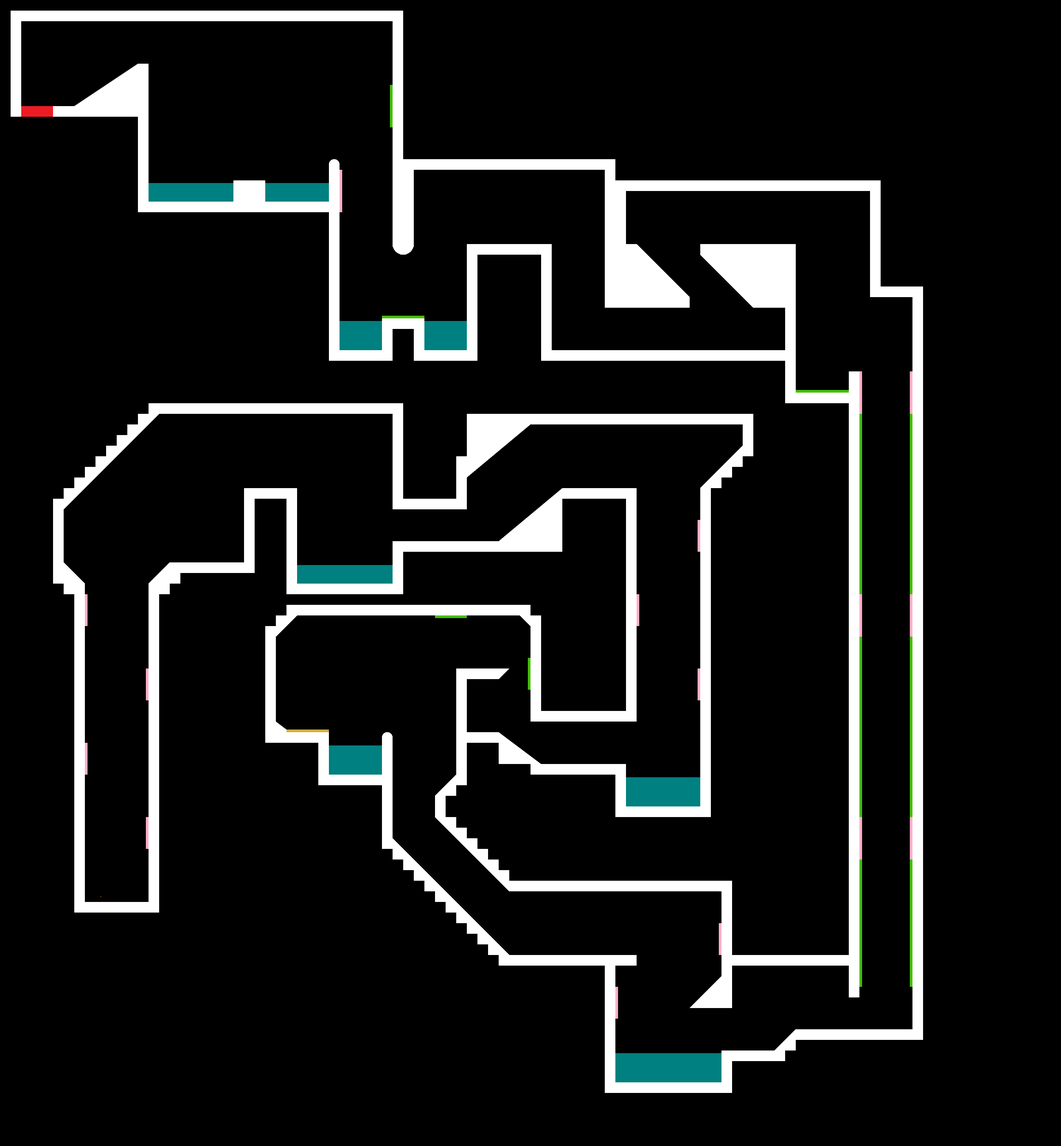
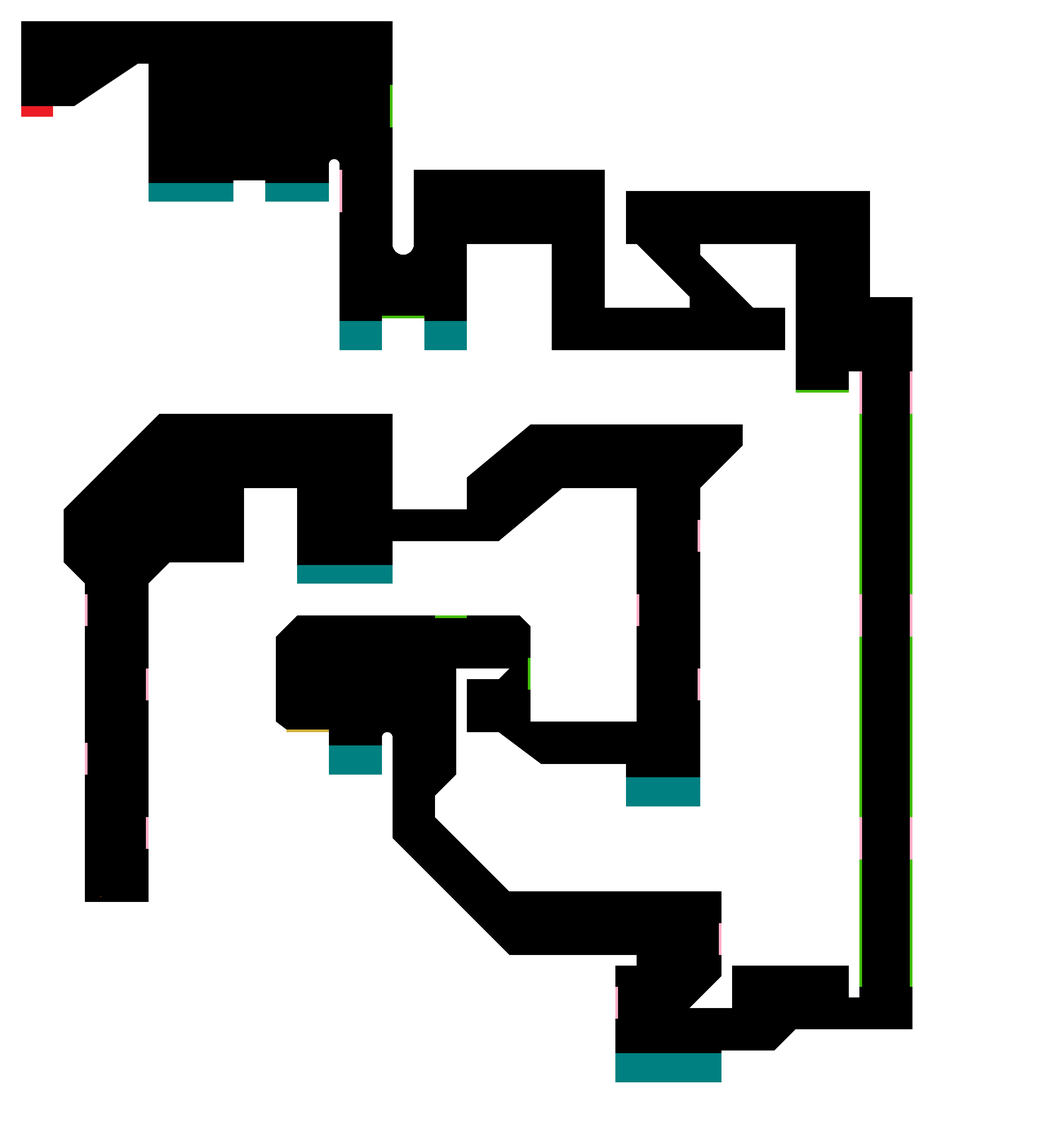
Revision of a layered (1061, 1146) image; what changed, layer by layer:
added layer "Layer" above "Detail" over [left=0, top=0, right=1061, bottom=1146]
